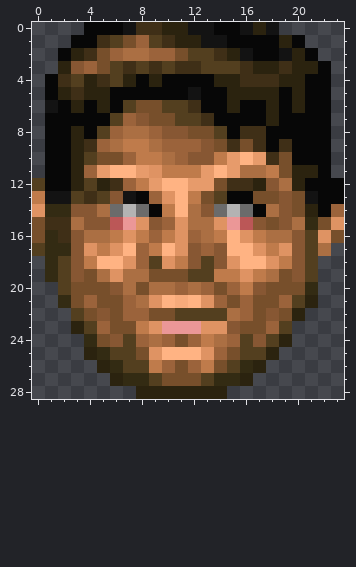
File history of a pixel-art sprite, graphics/stfst00.png. The picture above is the old version.
The file is 24x29 pixels.
The same view after the edit:
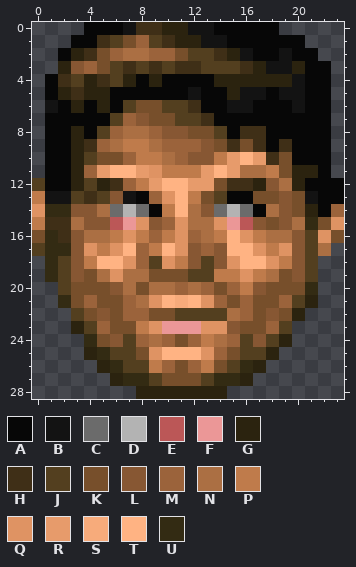
Palette (. is transparent): A #070707  B #131313  C #6b6b6b  D #b3b3b3  E #bb5757  F #eb9797  G #2b230f  H #3f2f17  J #533f1f  K #774f2b  L #875733  M #9b633b  N #ab6f43  P #bf7b4b  Q #df9363  R #e79b6b  S #f7ab7b  T #ffb383  U #332b13
The exact change:
Colour A replaces colour B in row 0 at x 16 and 18.
Colour A replaces colour G in row 0 at x 17; in row 1 at x 19; in row 2 at x 20; in row 3 at x 21; in rows 5 to 7 at x 18.
Colour B replaces colour A in row 5 at x 19; in row 6 at x 16.
Colour B replaces colour G in row 3 at x 18; in row 4 at x 20; in row 5 at x 16 to 17 and 20; in row 6 at x 15 and 20.
Colour B replaces colour H in row 3 at x 19.
Colour G replaces colour H in row 4 at x 16 to 18.
Colour P replaces colour K in row 15 at x 0.
Boxes around the changes in both pictures, in picture pixels (x1, y1, x2, y2):
changed: (227, 22, 318, 126)
changed: (32, 217, 45, 230)
